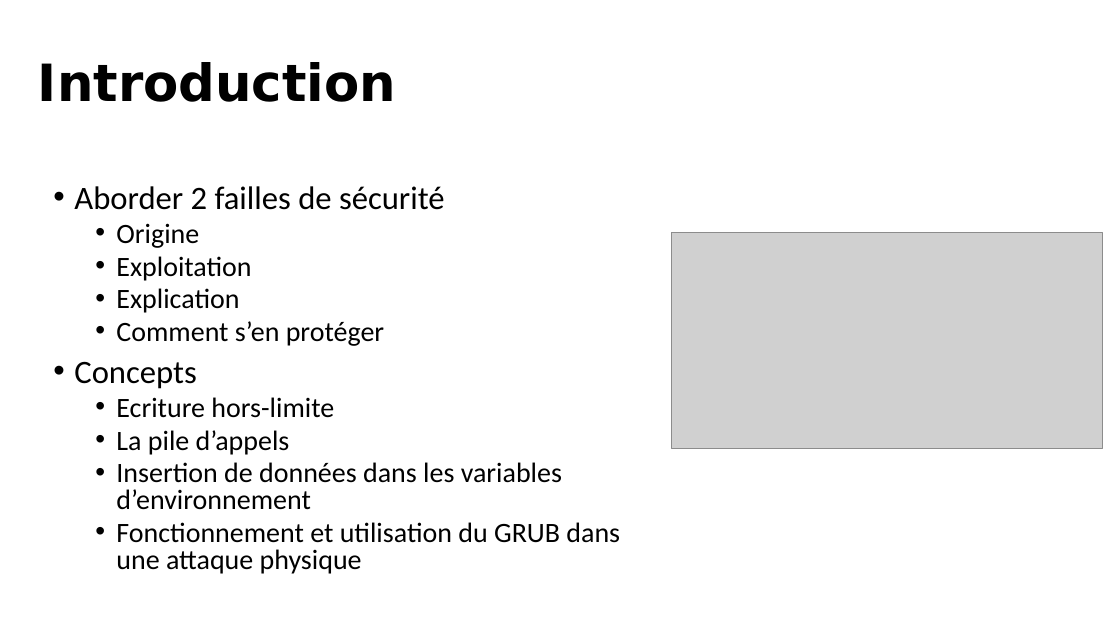
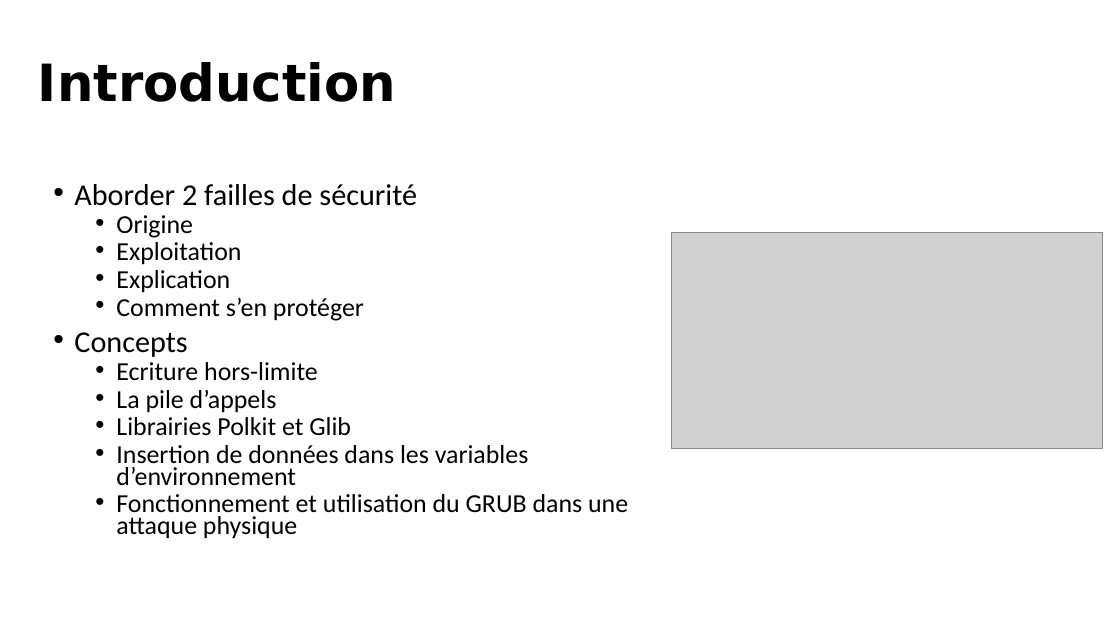
Before and after one commit to antoineghigny/SYSG5, a slide deck: slide 3 of 56359/Présentation/AntoineGhigny_ExploitatonDeFaillesDeSecurite.pptx. Drawn at 1120x630 pixels with LibreOffice and Linux fonts; fonts in the diff are those of the drawing; grey boxes stand for pictures. Boxes give left, top, right and bottom in pixels: in the first picture for what was removed or moved away, otherwise in the second. Text is boxed around its words. In the diff, an @@ line names an element or a change of style, - is before the commit and + after.

Commit message:
update powerpoint

```diff
--- a/56359/Présentation/AntoineGhigny_ExploitatonDeFaillesDeSecurite.pptx
+++ b/56359/Présentation/AntoineGhigny_ExploitatonDeFaillesDeSecurite.pptx
@@ text at bbox=[74, 184, 628, 539]: size 28 to 25.9 pt in "Aborder 2 failles de sécurité", "Concepts"; size 24 to 22.2 pt in "Origine", "Exploitation", "Explication", "Comment s’en protéger" and 4 more places; line spacing 0.8 to 0.7 @@
@@ text at bbox=[116, 417, 351, 435]: paragraph added @@
+  • Librairies Polkit et Glib
```
Also in this commit, not shown: 7 other slides changed.
